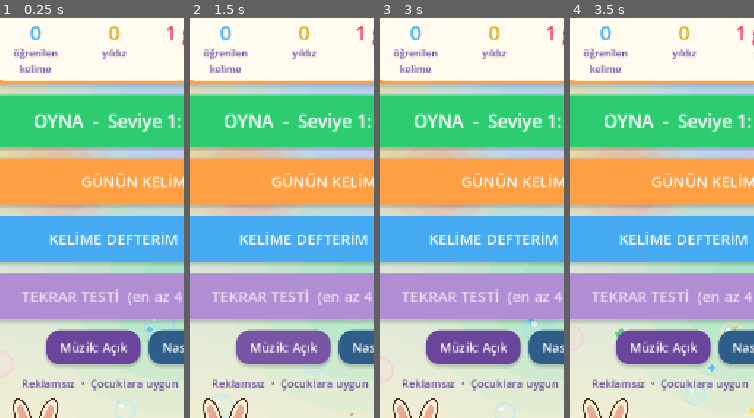
Above: before the commit, frames 1-4 (left to right).
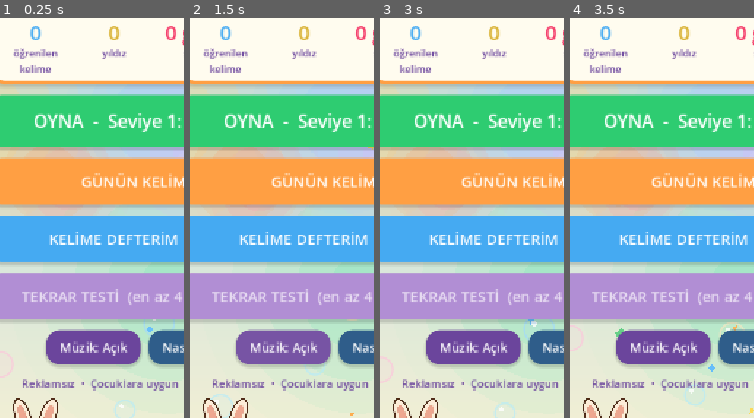
Above: after the commit, the same moments.

Repository: busseozgenoglu-cyber/s-zcix
Game: Godot game, scene res://menu.tscn
The game is run twice, just before and just after one commit, with the same random seed, the same clock (stepped at 60 frames per second) and the same inputs.
Inputs:
- Up to frame 1 (0.25 s): no input
- Up to frame 2 (1.5 s): click "Müzik: Açık" at 0.5 s; click "Müzik: Kapalı" at 1.25 s
- Up to frame 3 (3 s): click "OYNA - Seviye 1: Hayvanlar" at 2 s; click "MENÜ" at 2.75 s
- Up to frame 4 (3.5 s): no input
The pictures show only the part of the screen within x 8-58%, y 36-86%; the shares and areas given below are measured in that part.

The runs differ from the first frame. In frame 1, 0.2% of the frame differs, in the area x 90-96%, y 2-6%; in frame 2, 0.2%; in frame 3, 0.2%; in frame 4, 0.2%.

Commit message:
Mantık düzeltmeleri (build 6)
- Metinden sese ayarı (audio/general/text_to_speech) açıldı; "Dinle" iOS'ta çalışır
- Seri sayacı yalnızca gerçek etkinlikle (kelime bulma, seviye/görev bitirme) artar;
  son etkinlik bugün/dün değilse 0 gösterilir
- Günün Kelimeleri günde bir kez sayılır; tekrar oynama ve çift puan engellendi
- Kelime kartı zamanlayıcısı Timer düğümüne alındı: eski kartın süresi yeni kartı
  kapatamaz, sahne kapanınca geç tetikleme olmaz (quiz için de aynı)
- Günlük görevde kart açıkken süre durur
- Arka plan müziği tek oynatıcıda (Progress) sahneler arası kesilmeden çalar
- Panel genişlikleri viewport'tan hesaplanır (0 boyutlu ilk kare hatası)

Co-Authored-By: Claude Fable 5.1 <noreply@anthropic.com>
Claude-Session: https://claude.ai/code/session_012sZ3WfppKZxq8ngksoacbC

Diff:
--- a/main.tscn
+++ b/main.tscn
@@ -160,7 +160,7 @@
 [node name="BackgroundMusic" type="AudioStreamPlayer" parent="." unique_id=100200300]
 stream = ExtResource("8_bgm")
 volume_db = -9.0
-autoplay = true
+autoplay = false
 bus = &"Master"
 
 [node name="Background" type="ColorRect" parent="." unique_id=381828597]
--- a/project.godot
+++ b/project.godot
@@ -29,6 +29,7 @@
 
 [audio]
 
+general/text_to_speech=true
 general/ios/session_category=3
 
 [dotnet]
--- a/scripts/menu.gd
+++ b/scripts/menu.gd
@@ -5,7 +5,6 @@
 const UIKit := preload("res://scripts/ui_kit.gd")
 const CAT_TEX := preload("res://assets/images/img-69715444-5126-4ee3-bc65-b090abf1b32e-1787003493078-0_1787003493078_an695b00.png")
 const RABBIT_TEX := preload("res://assets/images/img-69715444-5126-4ee3-bc65-b090abf1b32e-1787003493226-0_1787003493226_2bxuf32l.png")
-const BGM := preload("res://assets/audio/bg_music.wav")
 
 var music_button: Button
 
@@ -13,7 +12,6 @@
 func _ready() -> void:
 	UIKit.add_backdrop(self)
 	_add_mascots()
-	_build_music()
 	_build_layout()
 
 
@@ -42,16 +40,6 @@
 	add_child(rabbit)
 
 
-func _build_music() -> void:
-	if not Progress.music_on:
-		return
-	var player := AudioStreamPlayer.new()
-	player.stream = BGM
-	player.volume_db = -9.0
-	player.autoplay = true
-	add_child(player)
-
-
 func _build_layout() -> void:
 	var margin := MarginContainer.new()
 	UIKit.full_rect(margin)
@@ -71,7 +59,6 @@
 	column.add_theme_constant_override("separation", 16)
 	column.size_flags_horizontal = Control.SIZE_SHRINK_CENTER
 	center.add_child(column)
-	column.resized.connect(func() -> void: pass)
 
 	# Sütun genişliği: ekrana göre en fazla 560 px.
 	var width := clampf(get_viewport_rect().size.x - 56.0, 280.0, 560.0)
@@ -93,11 +80,13 @@
 
 	var daily_text := "GÜNÜN KELİMELERİ"
 	var daily_color := UIKit.ORANGE
-	if Progress.daily_done_today():
+	var daily_done := Progress.daily_done_today()
+	if daily_done:
 		var r := Progress.daily_result_today()
-		daily_text = "GÜNÜN KELİMELERİ  -  Bugün %d/%d bulundu" % [int(r.get("found", 0)), Progress.DAILY_WORD_COUNT]
+		daily_text = "GÜNÜN KELİMELERİ  -  Bugün %d/%d, yarın yenisi!" % [int(r.get("found", 0)), Progress.DAILY_WORD_COUNT]
 		daily_color = UIKit.TEAL
-	var daily := UIKit.make_button(daily_text, daily_color, 22, 68)
+	var daily := UIKit.make_button(daily_text, daily_color, 20 if daily_done else 22, 68)
+	daily.disabled = daily_done
 	daily.pressed.connect(func() -> void: Progress.start_daily_game())
 	column.add_child(daily)
 
@@ -134,7 +123,7 @@
 	panel.add_child(grid)
 	grid.add_child(_stat("%d" % Progress.learned_count(), "öğrenilen\nkelime", UIKit.BLUE))
 	grid.add_child(_stat("%d" % Progress.total_stars(), "yıldız", UIKit.YELLOW.darkened(0.15)))
-	grid.add_child(_stat("%d gün" % Progress.streak, "seri", UIKit.PINK))
+	grid.add_child(_stat("%d gün" % Progress.current_streak(), "seri", UIKit.PINK))
 	grid.add_child(_stat("%d" % Progress.total_score, "toplam\npuan", UIKit.GREEN.darkened(0.1)))
 	return panel
 
@@ -155,13 +144,8 @@
 
 
 func _on_music_toggle() -> void:
-	Progress.music_on = not Progress.music_on
-	Progress.save_game()
+	Progress.set_music(not Progress.music_on)
 	music_button.text = _music_text()
-	for child in get_children():
-		if child is AudioStreamPlayer:
-			child.queue_free()
-	_build_music()
 
 
 func _show_howto() -> void:
--- a/scripts/notebook.gd
+++ b/scripts/notebook.gd
@@ -36,7 +36,7 @@
 		center.size_flags_vertical = Control.SIZE_EXPAND_FILL
 		root.add_child(center)
 		var panel := UIKit.make_panel()
-		panel.custom_minimum_size = Vector2(minf(size.x - 40.0, 480.0), 0)
+		panel.custom_minimum_size = Vector2(clampf(get_viewport_rect().size.x - 40.0, 280.0, 480.0), 0)
 		center.add_child(panel)
 		var box := VBoxContainer.new()
 		box.add_theme_constant_override("separation", 14)
--- a/scripts/progress.gd
+++ b/scripts/progress.gd
@@ -32,11 +32,33 @@
 
 var _cfg := ConfigFile.new()
 
+## Tek arka plan müziği: sahneler arasında kesilmeden çalar.
+const BGM := preload("res://assets/audio/bg_music.wav")
+var _music: AudioStreamPlayer
+
 
 func _ready() -> void:
 	load_game()
-	_touch_streak()
+	_music = AudioStreamPlayer.new()
+	_music.stream = BGM
+	_music.volume_db = -9.0
+	add_child(_music)
+	apply_music()
 	_maybe_setup_screenshot_harness()
+
+
+func apply_music() -> void:
+	if music_on:
+		if not _music.playing:
+			_music.play()
+	else:
+		_music.stop()
+
+
+func set_music(on: bool) -> void:
+	music_on = on
+	save_game()
+	apply_music()
 
 
 # --- Kayıt ---------------------------------------------------------------
@@ -92,6 +114,7 @@
 		learned[w] = entry
 	else:
 		learned[w] = {"count": 1, "first": now, "last": now, "correct": 0, "wrong": 0}
+	_record_activity()
 	save_game()
 
 
@@ -150,6 +173,7 @@
 	total_score += score
 	if level >= current_level and level < WordBank.LEVEL_COUNT:
 		current_level = level + 1
+	_record_activity()
 	save_game()
 
 
@@ -193,6 +217,9 @@
 
 
 func complete_daily(found: int, score: int) -> void:
+	# Günlük görev günde bir kez sayılır; tekrar oynanırsa sonuç ve puan yeniden yazılmaz.
+	if daily_done_today():
+		return
 	var stars := 0
 	if found >= DAILY_WORD_COUNT:
 		stars = 3
@@ -202,20 +229,28 @@
 		stars = 1
 	daily_results[today_key()] = {"found": found, "stars": stars, "score": score}
 	total_score += score
-	save_game()
-
-
-func _touch_streak() -> void:
+	_record_activity()
+	save_game()
+
+
+## Seri yalnızca gerçek oyun etkinliğiyle (kelime bulma, seviye/görev bitirme) ilerler.
+func _record_activity() -> void:
 	var today := today_key()
 	if last_play_day == today:
 		return
-	if last_play_day != "":
-		var yesterday := _day_offset(today, -1)
-		streak = streak + 1 if last_play_day == yesterday else 1
+	if last_play_day != "" and last_play_day == _day_offset(today, -1):
+		streak += 1
 	else:
 		streak = 1
 	last_play_day = today
-	save_game()
+
+
+## Gösterilecek seri: son etkinlik bugün veya dün değilse seri kırılmıştır (0).
+func current_streak() -> int:
+	var today := today_key()
+	if last_play_day == today or last_play_day == _day_offset(today, -1):
+		return streak
+	return 0
 
 
 static func _day_offset(day: String, offset_days: int) -> String:
--- a/scripts/quiz.gd
+++ b/scripts/quiz.gd
@@ -20,11 +20,19 @@
 var option_buttons: Array[Button] = []
 var feedback_label: Label
 var card: PanelContainer
+## Sahneyle birlikte yok olan zamanlayıcı: geç gelen tetiklemeler serbest bırakılmış
+## düğümlere ulaşamaz.
+var next_timer: Timer
 
 
 func _ready() -> void:
 	rng.randomize()
 	UIKit.add_backdrop(self)
+	next_timer = Timer.new()
+	next_timer.one_shot = true
+	next_timer.wait_time = 1.1
+	next_timer.timeout.connect(_on_next_question)
+	add_child(next_timer)
 	questions = Progress.quiz_pool(QUESTION_COUNT)
 	if questions.size() < 4:
 		Progress.go_notebook()
@@ -53,7 +61,7 @@
 	center.size_flags_vertical = Control.SIZE_EXPAND_FILL
 	root.add_child(center)
 	card = UIKit.make_panel(UIKit.CREAM_LIGHT, UIKit.ORANGE, 28)
-	card.custom_minimum_size = Vector2(clampf(size.x - 40.0, 280.0, 540.0), 0)
+	card.custom_minimum_size = Vector2(clampf(get_viewport_rect().size.x - 40.0, 280.0, 540.0), 0)
 	center.add_child(card)
 	var box := VBoxContainer.new()
 	box.add_theme_constant_override("separation", 12)
@@ -151,9 +159,12 @@
 		feedback_label.add_theme_color_override("font_color", Color("#c0392b"))
 		feedback_label.text = "Doğrusu: %s" % word
 	_speak(word)
-	get_tree().create_timer(1.1).timeout.connect(func() -> void:
-		index += 1
-		_show_question())
+	next_timer.start()
+
+
+func _on_next_question() -> void:
+	index += 1
+	_show_question()
 
 
 func _show_result() -> void:
@@ -165,7 +176,7 @@
 	center.mouse_filter = Control.MOUSE_FILTER_PASS
 	add_child(center)
 	var panel := UIKit.make_panel(UIKit.CREAM_LIGHT, UIKit.PURPLE, 30)
-	panel.custom_minimum_size = Vector2(clampf(size.x - 60.0, 280.0, 500.0), 0)
+	panel.custom_minimum_size = Vector2(clampf(get_viewport_rect().size.x - 60.0, 280.0, 500.0), 0)
 	center.add_child(panel)
 	var box := VBoxContainer.new()
 	box.add_theme_constant_override("separation", 14)
--- a/scripts/word_board.gd
+++ b/scripts/word_board.gd
@@ -64,7 +64,9 @@
 @onready var pronunciation_label: Label = $RevealOverlay/RevealCenter/RevealPanel/VBox/PronunciationLabel
 @onready var level_label: Label = $LevelLabel
 @onready var menu_button: Button = $ResetButton
-@onready var music_player: AudioStreamPlayer = $BackgroundMusic
+## Kelime kartını otomatik kapatan zamanlayıcı; her kartta yeniden başlatılır,
+## böylece eski bir kartın süresi yeni kartı erken kapatamaz.
+var reveal_timer: Timer
 
 
 func _has_progress() -> bool:
@@ -88,12 +90,14 @@
 	invalid_style = _make_tile_style(Color("#e63946"), Color("#ffffff"))
 	_layout_hud()
 	_on_resized()
+	reveal_timer = Timer.new()
+	reveal_timer.one_shot = true
+	reveal_timer.wait_time = REVEAL_SECONDS
+	reveal_timer.timeout.connect(_on_reveal_timeout)
+	add_child(reveal_timer)
 	if _has_progress():
 		daily_mode = Progress.mode == Progress.Mode.DAILY
 		current_level = Progress.current_level
-		music_player.playing = Progress.music_on
-		if not Progress.music_on:
-			music_player.stop()
 	_board_rng.seed = hash(Progress.today_key()) if daily_mode else int(Time.get_unix_time_from_system())
 	if daily_mode:
 		_build_timer_label()
@@ -106,7 +110,8 @@
 		if invalid_flash == 0.0:
 			invalid_tiles.clear()
 		_refresh_tiles()
-	if daily_mode and not finished and not Engine.is_editor_hint():
+	# Kelime kartı açıkken süre akmaz; çocuk anlamı okurken zaman kaybetmez.
+	if daily_mode and not finished and not revealing and not Engine.is_editor_hint():
 		time_left = maxf(0.0, time_left - delta)
 		_update_timer_label()
 		if time_left <= 0.0:
@@ -181,6 +186,8 @@
 	mistakes = 0
 	revealing = false
 	finished = false
+	if reveal_timer:
+		reveal_timer.stop()
 	if reveal_tween and reveal_tween.is_valid():
 		reveal_tween.kill()
 	if pulse_tween and pulse_tween.is_valid():
@@ -427,7 +434,7 @@
 	reveal_overlay.show()
 	_play_reveal_entrance()
 	_speak_word(word)
-	get_tree().create_timer(REVEAL_SECONDS).timeout.connect(_on_reveal_timeout)
+	reveal_timer.start()
 
 
 func _play_reveal_entrance() -> void:
@@ -471,6 +478,7 @@
 	if not revealing:
 		return
 	revealing = false
+	reveal_timer.stop()
 	if reveal_tween and reveal_tween.is_valid():
 		reveal_tween.kill()
 	if pulse_tween and pulse_tween.is_valid():
@@ -744,7 +752,7 @@
 	var title := "Günün görevi tamam!" if found >= target_total else "Süre bitti!"
 	var lines: Array[String] = [
 		"%d / %d kelime buldun, %d puan." % [found, target_total, score],
-		"Serin: %d gün. Yarın yeni kelimelerle görüşürüz!" % (Progress.streak if _has_progress() else 1),
+		"Serin: %d gün. Yarın yeni kelimelerle görüşürüz!" % (Progress.current_streak() if _has_progress() else 1),
 	]
 	var buttons: Array = [
 		["Kelime Defterim", UIKit.BLUE, _go_notebook],
@@ -767,7 +775,7 @@
 	center.mouse_filter = Control.MOUSE_FILTER_IGNORE
 	result_overlay.add_child(center)
 	var panel := UIKit.make_panel(UIKit.CREAM_LIGHT, UIKit.ORANGE, 30)
-	panel.custom_minimum_size = Vector2(clampf(size.x - 60.0, 280.0, 480.0), 0)
+	panel.custom_minimum_size = Vector2(clampf(get_viewport_rect().size.x - 60.0, 280.0, 480.0), 0)
 	center.add_child(panel)
 	var box := VBoxContainer.new()
 	box.add_theme_constant_override("separation", 12)
